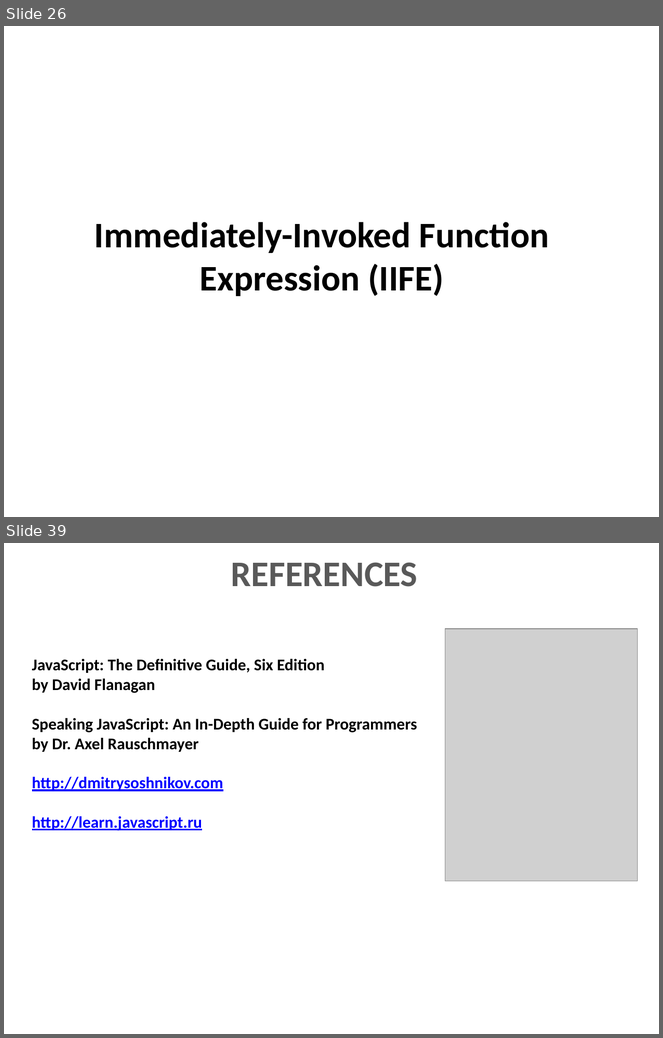
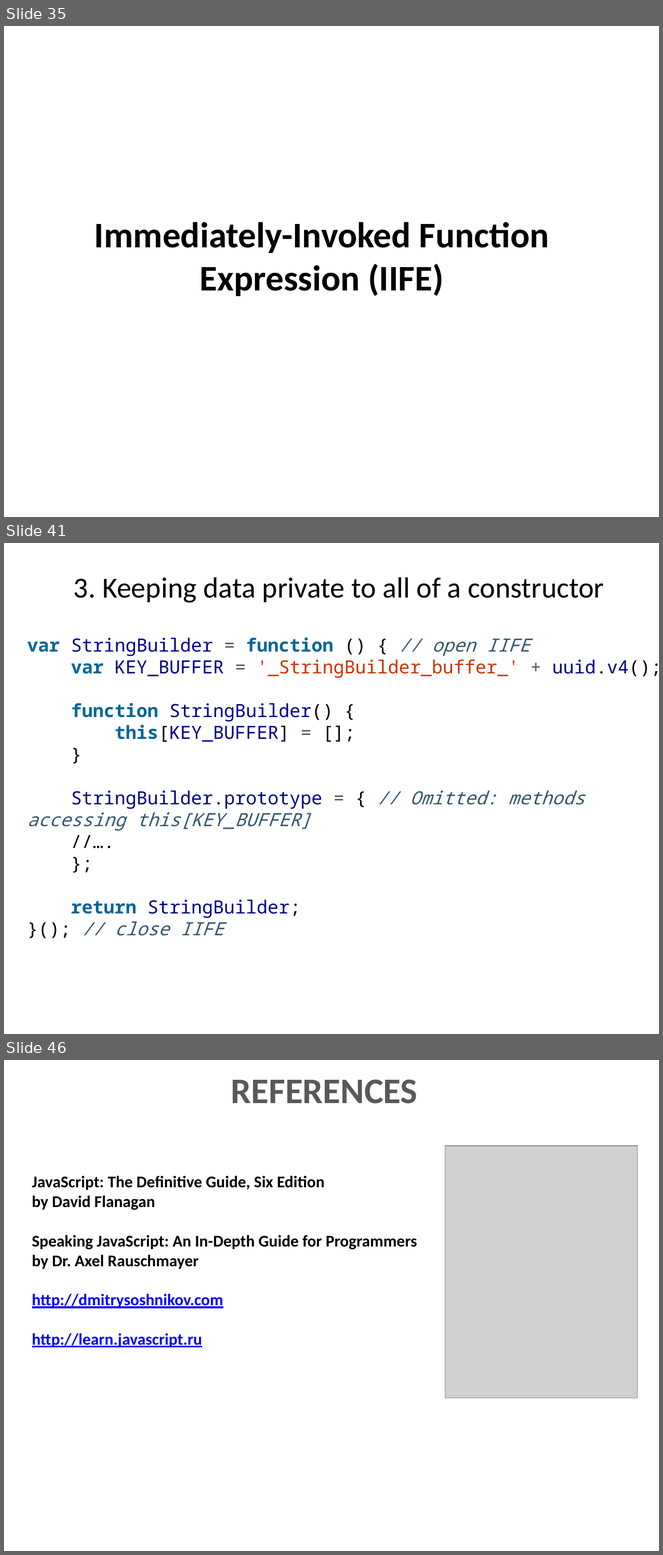
Before and after one commit to dzmitry-varabei/front-end-course, a slide deck: lecture-3-recap-scope/scope.pptx. Shown one above the other, each under a label of ours: slides 26 and 39 before the commit, slides 35, 41 and 46 after it; the slides between them are not shown. The pictures are 663x1038 and 663x1555 pixels, drawn with LibreOffice and Linux fonts; fonts in the diff are those of the drawing; grey boxes stand for pictures. Boxes give left, top, right and bottom in pixels: in the first picture for what was removed or moved away, otherwise in the second. Text is boxed around its words. In the diff, an @@ line names an element or a change of style, - is before the commit and + after.

```diff
--- a/lecture-3-recap-scope/scope.pptx
+++ b/lecture-3-recap-scope/scope.pptx
@@ slide 41 added at [4, 543, 659, 1034], background #FFFFFF @@
@@ title added at [74, 577, 604, 603], 32 pt, text #000000 @@
+3. Keeping data private to all of a constructor
@@ text added at [27, 638, 659, 936], 20 pt, text #000088 @@
+var StringBuilder = function () { // open IIFE
+var KEY_BUFFER = '_StringBuilder_buffer_' + uuid.v4();
+function StringBuilder() {
+this[KEY_BUFFER] = [];
+}
+StringBuilder.prototype = { // Omitted: methods accessing this[KEY_BUFFER]
+//….
+};
+return StringBuilder;
+}(); // close IIFE
@@ what was slide 26 is now slide 35 @@
@@ what was slide 39 is now slide 46 @@
```
Also in this commit, not shown: 4 slides changed, 9 other slides added, 13 slides removed, 3 other files.
